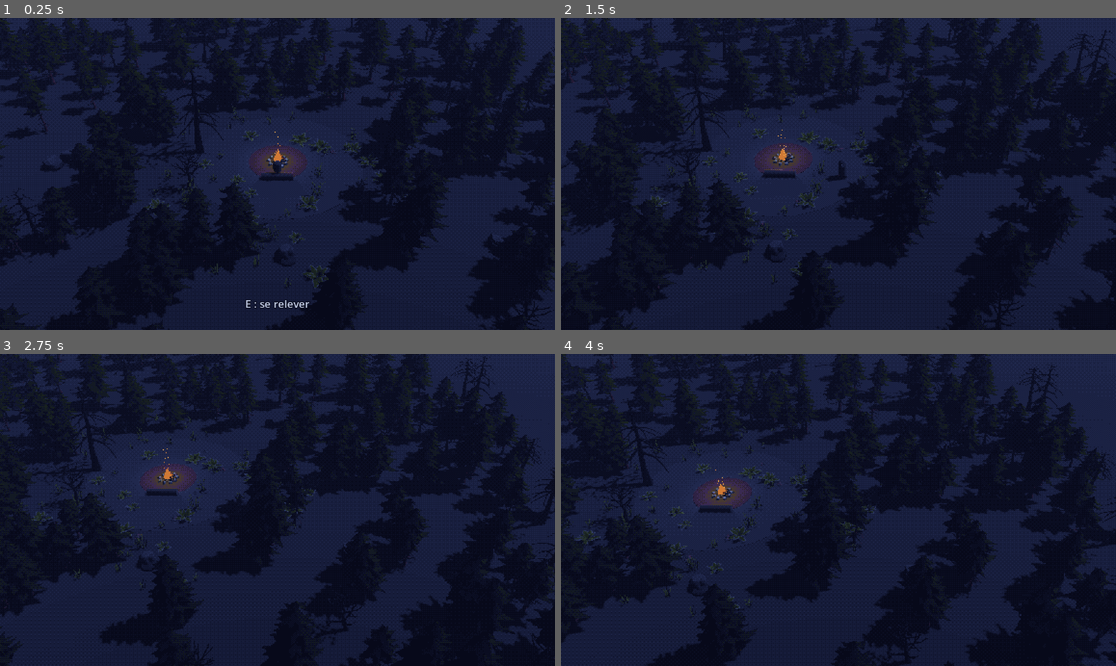
Above: before the commit, frames 1-4 (two rows, left to right).
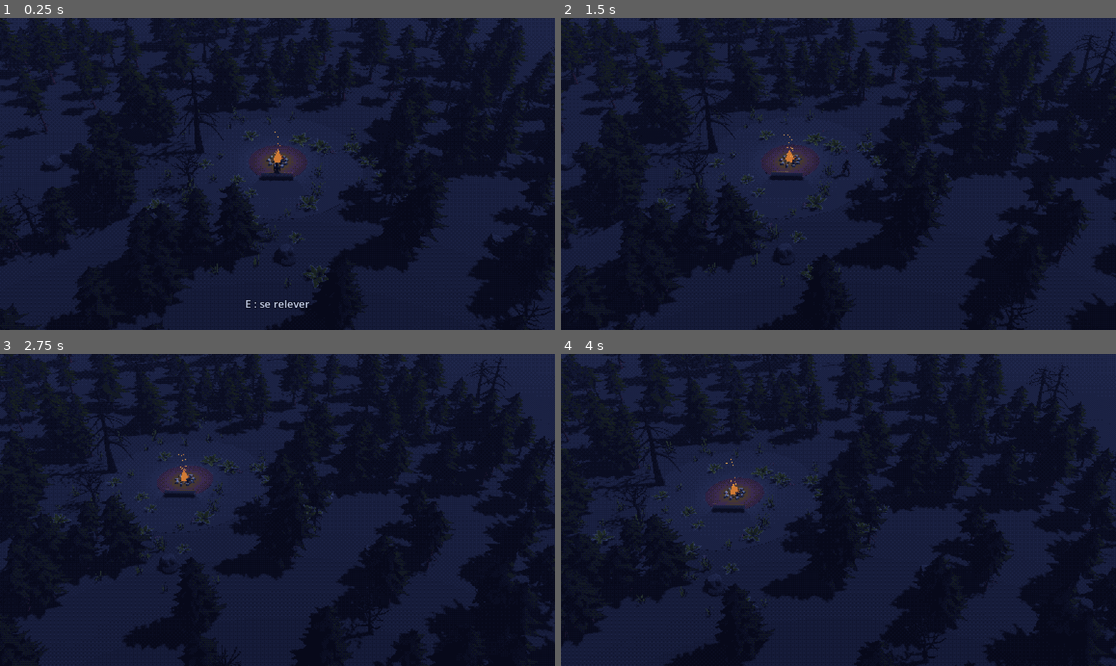
Above: after the commit, the same moments.

Repository: tomberardpro-tech/Dark-Fantasy
Game: Godot game, scene res://scenes/main.tscn
The game is run twice, just before and just after one commit, with the same random seed, the same clock (stepped at 60 frames per second) and the same inputs.
Inputs (mouse positions are in pixels of both pictures, inside the frame that each line leads up to):
- Up to frame 1 (0.25 s): no input
- Up to frame 2 (1.5 s): tap Enter at 0.5 s; move the mouse to (960, 158) at 0.52 s; hold D (droite) 0.53-1.28 s; tap E (interagir) at 0.6 s; click (960, 158) at 0.67 s; tap Space (roulade) at 0.8, 1.35 s; move the mouse to (727, 189) at 1.27 s; hold Down from 1.28 s (still down)
- Up to frame 3 (2.75 s): tap E (interagir) at 1.55 s; move the mouse to (333, 441) at 2.02 s; release Down at 2.03 s; hold D (droite) from 2.03 s (still down); hold Shift (courir) from 2.03 s (still down); tap Space (roulade) at 2.3 s
- Up to frame 4 (4 s): move the mouse to (810, 572) at 2.77 s; release D (droite) at 2.78 s; release Shift (courir) at 2.78 s; hold W (avancer) 2.78-3.53 s; tap E (interagir) at 2.85 s; click (810, 572) at 2.92 s; move the mouse to (1005, 556) at 3.52 s; hold A (gauche) from 3.53 s (still down); tap S (reculer) at 3.6 s; tap Space (roulade) at 3.8 s

The runs differ from the first frame. In frame 1, less than 0.1% of the frame differs, in the area x 47-51%, y 45-53%; in frame 2, 13%; in frame 3, 22%, in the area x 0-100%, y 0-100%; in frame 4, 17%.

Commit message:
Étape 6 : le voyageur encapuchonné animé
Tenue Ranger de Quaternius avec capuche, animée avec la Universal Animation
Library : repos, course, sprint, roulade, s'asseoir. Ombre sous la capuche,
tenue teintée vers la palette, textures réduites à 1024 px.

Co-Authored-By: Claude Opus 5.5 <noreply@anthropic.com>

Diff:
--- a/scenes/main.tscn
+++ b/scenes/main.tscn
@@ -8,6 +8,7 @@
 [ext_resource type="Script" path="res://scripts/interface.gd" id="6_interface"]
 [ext_resource type="Script" path="res://scripts/rendu.gd" id="7_rendu"]
 [ext_resource type="Shader" path="res://shaders/palette.gdshader" id="8_palette"]
+[ext_resource type="PackedScene" path="res://assets/personnage/Male_Ranger.gltf" id="9_ranger"]
 
 [sub_resource type="ShaderMaterial" id="Material_palette"]
 shader = ExtResource("8_palette")
@@ -72,23 +73,6 @@
 [sub_resource type="CapsuleShape3D" id="Shape_joueur"]
 radius = 0.35
 height = 1.8
-
-[sub_resource type="CapsuleMesh" id="CapsuleMesh_joueur"]
-radius = 0.35
-height = 1.8
-radial_segments = 8
-rings = 2
-
-[sub_resource type="StandardMaterial3D" id="Material_cape"]
-albedo_color = Color(0.227, 0.165, 0.322, 1)
-roughness = 1.0
-
-[sub_resource type="BoxMesh" id="BoxMesh_visage"]
-size = Vector3(0.3, 0.22, 0.12)
-
-[sub_resource type="StandardMaterial3D" id="Material_visage"]
-albedo_color = Color(0.525, 0.588, 0.761, 1)
-roughness = 1.0
 
 [node name="Main" type="Node"]
 
@@ -169,17 +153,8 @@
 
 [node name="Visuel" type="Node3D" parent="Rendu/Monde/Joueur"]
 
-[node name="Pivot" type="Node3D" parent="Rendu/Monde/Joueur/Visuel"]
-position = Vector3(0, 0.9, 0)
-
-[node name="Corps" type="MeshInstance3D" parent="Rendu/Monde/Joueur/Visuel/Pivot"]
-mesh = SubResource("CapsuleMesh_joueur")
-material_override = SubResource("Material_cape")
-
-[node name="Visage" type="MeshInstance3D" parent="Rendu/Monde/Joueur/Visuel/Pivot"]
-position = Vector3(0, 0.55, -0.3)
-mesh = SubResource("BoxMesh_visage")
-material_override = SubResource("Material_visage")
+[node name="Modele" parent="Rendu/Monde/Joueur/Visuel" instance=ExtResource("9_ranger")]
+transform = Transform3D(-1, 0, 0, 0, 1, 0, 0, 0, -1, 0, 0, 0)
 
 [node name="Foret" type="Node3D" parent="Rendu/Monde"]
 script = ExtResource("3_foret")
--- a/scripts/joueur.gd
+++ b/scripts/joueur.gd
@@ -1,15 +1,24 @@
 extends CharacterBody3D
-## Personnage temporaire (une capsule encapuchonnée).
+## Le voyageur encapuchonné (tenue « Ranger » de Quaternius, animée avec la
+## Universal Animation Library).
 ## ZQSD ou clic de souris pour marcher, Maj pour courir, Espace pour une roulade.
 ## Il peut s'asseoir (voir tronc.gd) et se relève dès qu'on bouge.
 
 @export var vitesse_marche := 4.0
 @export var vitesse_course := 7.0
-@export var vitesse_roulade := 11.0
+@export var vitesse_roulade := 7.0
 ## Durée d'une roulade, en secondes.
-@export var duree_roulade := 0.35
+@export var duree_roulade := 0.6
 ## Le personnage commence-t-il assis sur le tronc ?
 @export var assis_au_depart := true
+## Réglages de la position assise : recul vers le tronc et hauteur (en mètres).
+@export var assise_recul := 0.35
+@export var assise_hauteur := 0.1
+## Teinte appliquée à la tenue pour coller à la palette sombre.
+@export var teinte := Color(0.7, 0.7, 0.78)
+
+const ANIMATIONS := "res://assets/personnage/UAL1_Standard.glb"
+const EN_BOUCLE := ["Idle", "Walk", "Jog_Fwd", "Sprint", "Sitting_Idle"]
 
 var est_assis := false
 
@@ -18,9 +27,17 @@
 var _roulade_restante := 0.0
 var _direction_roulade := Vector3.ZERO
 var _attente_roulade := 0.0
+var _anim: AnimationPlayer
 
 @onready var _visuel: Node3D = $Visuel
-@onready var _pivot: Node3D = $Visuel/Pivot
+@onready var _modele: Node3D = $Visuel/Modele
+
+
+func _ready() -> void:
+	_preparer_animations()
+	_teinter_tenue()
+	_ajouter_visage_dans_l_ombre()
+	_jouer("Idle")
 
 
 func _physics_process(delta: float) -> void:
@@ -55,10 +72,6 @@
 		_roulade_restante -= delta
 		velocity.x = _direction_roulade.x * vitesse_roulade
 		velocity.z = _direction_roulade.z * vitesse_roulade
-		var avancement := clampf(1.0 - _roulade_restante / duree_roulade, 0.0, 1.0)
-		_pivot.rotation.x = -TAU * avancement
-		if _roulade_restante <= 0.0:
-			_pivot.rotation.x = 0.0
 	else:
 		var vitesse := vitesse_course if Input.is_action_pressed("courir") else vitesse_marche
 		velocity.x = direction.x * vitesse
@@ -69,24 +82,48 @@
 		var angle := atan2(-au_sol.x, -au_sol.z)
 		_visuel.rotation.y = lerp_angle(_visuel.rotation.y, angle, 1.0 - exp(-12.0 * delta))
 	move_and_slide()
+	_choisir_animation(au_sol.length())
 
 
 ## Assoit le personnage à un endroit précis, tourné dans une direction.
-func asseoir(point: Vector3, regard: Vector3) -> void:
+## « tout_de_suite » : déjà assis (au lancement du jeu), sans l'animation pour s'asseoir.
+func asseoir(point: Vector3, regard: Vector3, tout_de_suite := false) -> void:
 	est_assis = true
 	_cible_clic = null
 	velocity = Vector3.ZERO
 	global_position = point
 	_visuel.rotation.y = atan2(-regard.x, -regard.z)
-	# Plus bas, plus court et un peu en arrière : il est posé sur le tronc.
-	_pivot.position = Vector3(0.0, 1.1, 0.45)
-	_pivot.scale = Vector3(1.0, 0.55, 1.0)
+	# Un peu en arrière et plus haut : il est posé sur le tronc.
+	_modele.position = Vector3(0.0, assise_hauteur, assise_recul)
+	if tout_de_suite:
+		_anim.play("Sitting_Idle")
+	else:
+		_anim.play("Sitting_Enter", 0.2)
+		_anim.queue("Sitting_Idle")
 
 
 func se_relever() -> void:
 	est_assis = false
-	_pivot.position = Vector3(0.0, 0.9, 0.0)
-	_pivot.scale = Vector3.ONE
+	_modele.position = Vector3.ZERO
+	_anim.clear_queue()
+	_jouer("Idle")
+
+
+func _choisir_animation(vitesse: float) -> void:
+	if _roulade_restante > 0.0:
+		var longueur := _anim.get_animation("Roll").length
+		_jouer("Roll", longueur / duree_roulade)
+	elif vitesse > 5.5:
+		_jouer("Sprint")
+	elif vitesse > 0.5:
+		_jouer("Jog_Fwd")
+	else:
+		_jouer("Idle")
+
+
+func _jouer(nom: String, vitesse := 1.0) -> void:
+	if _anim.current_animation != nom:
+		_anim.play(nom, 0.2, vitesse)
 
 
 ## ZQSD converti en direction au sol, selon l'angle de la caméra (haut de l'écran = Z).
@@ -130,3 +167,54 @@
 	var point: Variant = Plane(Vector3.UP, 0.0).intersects_ray(camera.project_ray_origin(souris), camera.project_ray_normal(souris))
 	if point != null:
 		_cible_clic = point
+
+
+## Récupère les animations de la Universal Animation Library et les branche sur la tenue
+## (même squelette, mêmes noms d'os).
+func _preparer_animations() -> void:
+	var source := (load(ANIMATIONS) as PackedScene).instantiate()
+	var lecteur := source.find_children("*", "AnimationPlayer", true, false)[0] as AnimationPlayer
+	var bibliotheque := lecteur.get_animation_library("")
+	source.free()
+	for nom in EN_BOUCLE:
+		bibliotheque.get_animation(nom).loop_mode = Animation.LOOP_LINEAR
+	_anim = AnimationPlayer.new()
+	_anim.name = "Animations"
+	_modele.add_child(_anim)
+	_anim.root_node = NodePath("..")
+	_anim.add_animation_library("", bibliotheque)
+
+
+func _teinter_tenue() -> void:
+	for maillage in _modele.find_children("*", "MeshInstance3D", true, false):
+		for i in maillage.mesh.get_surface_count():
+			var mat := maillage.mesh.surface_get_material(i) as StandardMaterial3D
+			if mat:
+				var copie := mat.duplicate() as StandardMaterial3D
+				copie.albedo_color = mat.albedo_color * teinte
+				maillage.set_surface_override_material(i, copie)
+
+
+## La tenue n'a pas de visage : on met une ombre sous la capuche.
+func _ajouter_visage_dans_l_ombre() -> void:
+	var squelette := _modele.find_children("*", "Skeleton3D", true, false)[0] as Skeleton3D
+	var os_tete := -1
+	for i in squelette.get_bone_count():
+		if squelette.get_bone_name(i).to_lower() == "head":
+			os_tete = i
+	if os_tete < 0:
+		return
+	var attache := BoneAttachment3D.new()
+	attache.bone_name = squelette.get_bone_name(os_tete)
+	squelette.add_child(attache)
+	var forme := SphereMesh.new()
+	forme.radius = 0.11
+	forme.height = 0.24
+	var mat := StandardMaterial3D.new()
+	mat.albedo_color = Color("07091a")
+	mat.roughness = 1.0
+	var ombre := MeshInstance3D.new()
+	ombre.mesh = forme
+	ombre.material_override = mat
+	ombre.position = Vector3(0.0, 0.1, 0.02)
+	attache.add_child(ombre)
--- a/scripts/tronc.gd
+++ b/scripts/tronc.gd
@@ -13,7 +13,7 @@
 	_joueur = get_tree().get_first_node_in_group("joueur")
 	_interface = get_tree().get_first_node_in_group("interface")
 	if _joueur and _joueur.assis_au_depart:
-		_joueur.asseoir.call_deferred(point_assise(), regard())
+		_joueur.asseoir.call_deferred(point_assise(), regard(), true)
 
 
 func _process(_delta: float) -> void:
Binary file added: assets/personnage/Male_Ranger.bin
Not shown, added: assets/personnage/Male_Ranger.gltf
Not shown, added: assets/personnage/Male_Ranger.gltf.import
Binary file added: assets/personnage/T_Ranger_BaseColor.png
Not shown, added: assets/personnage/T_Ranger_BaseColor.png.import
Binary file added: assets/personnage/T_Ranger_Normal.png
Not shown, added: assets/personnage/T_Ranger_Normal.png.import
Binary file added: assets/personnage/T_Ranger_ORM.png
Not shown, added: assets/personnage/T_Ranger_ORM.png.import
Binary file added: assets/personnage/T_Regular_Male_Dark_BaseColor.png
Not shown, added: assets/personnage/T_Regular_Male_Dark_BaseColor.png.import
Binary file added: assets/personnage/T_Regular_Male_Normal.png
(and 6 more such lines)
